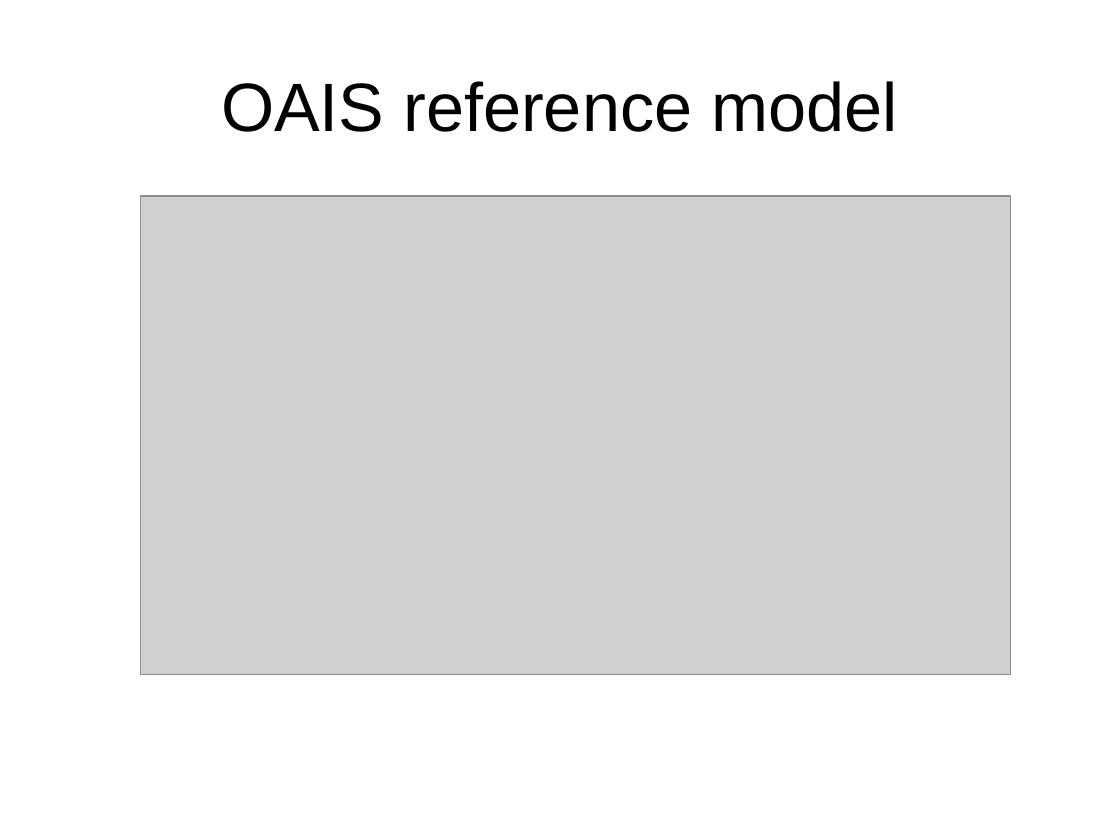
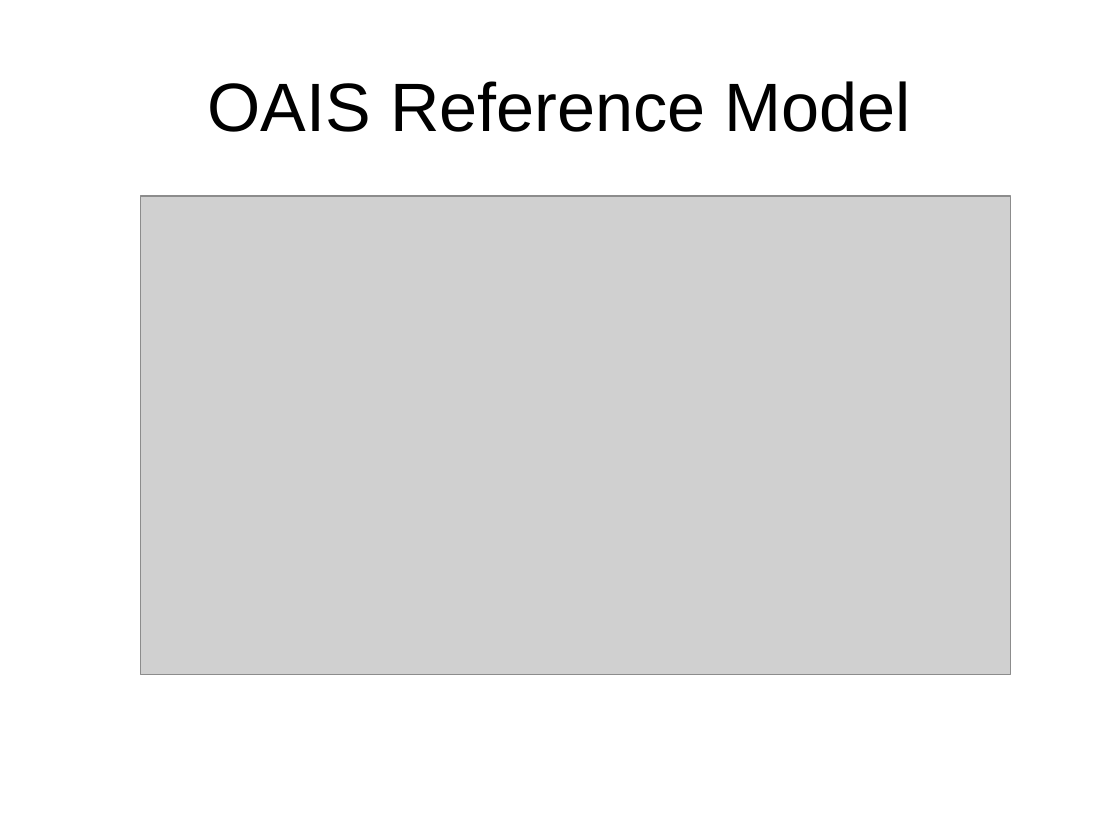
Before and after one commit to DataCurationWorkshop/HongKongCurationWorkshop, a slide deck: slide 8 of Day_1/Lectures/Day_1_Lecture_LifeCyclesIntro.pptx (slide 5 before the commit). Drawn at 1120x840 pixels with LibreOffice and Linux fonts; fonts in the diff are those of the drawing; grey boxes stand for pictures; background and template pictures are left out. Boxes give left, top, right and bottom in pixels: in the first picture for what was removed or moved away, otherwise in the second. Text is boxed around its words. In the diff, an @@ line names an element or a change of style, - is before the commit and + after.

```diff
--- a/Day_1/Lectures/Day_1_Lecture_LifeCyclesIntro.pptx
+++ b/Day_1/Lectures/Day_1_Lecture_LifeCyclesIntro.pptx
@@ title at [208, 81, 911, 132]: text changed @@
-OAIS reference model
+OAIS Reference Model
```
Also in this commit, not shown: 4 other slides changed, 26 slides added, 1 slide removed, 2 other files.
